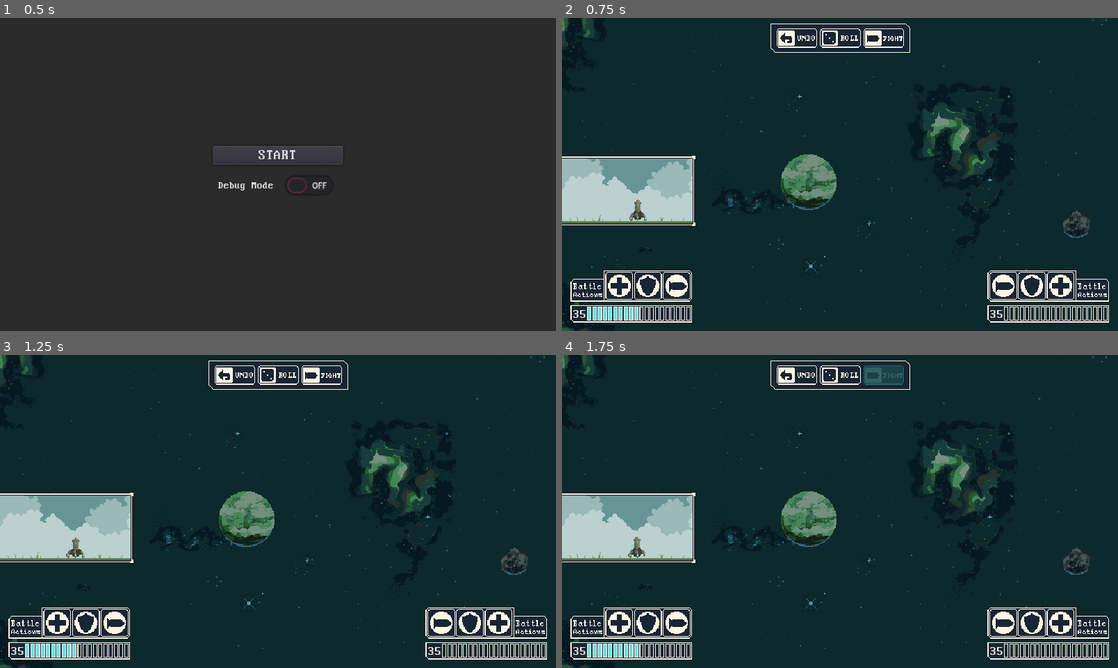
Above: before the commit, frames 1-4 (two rows, left to right).
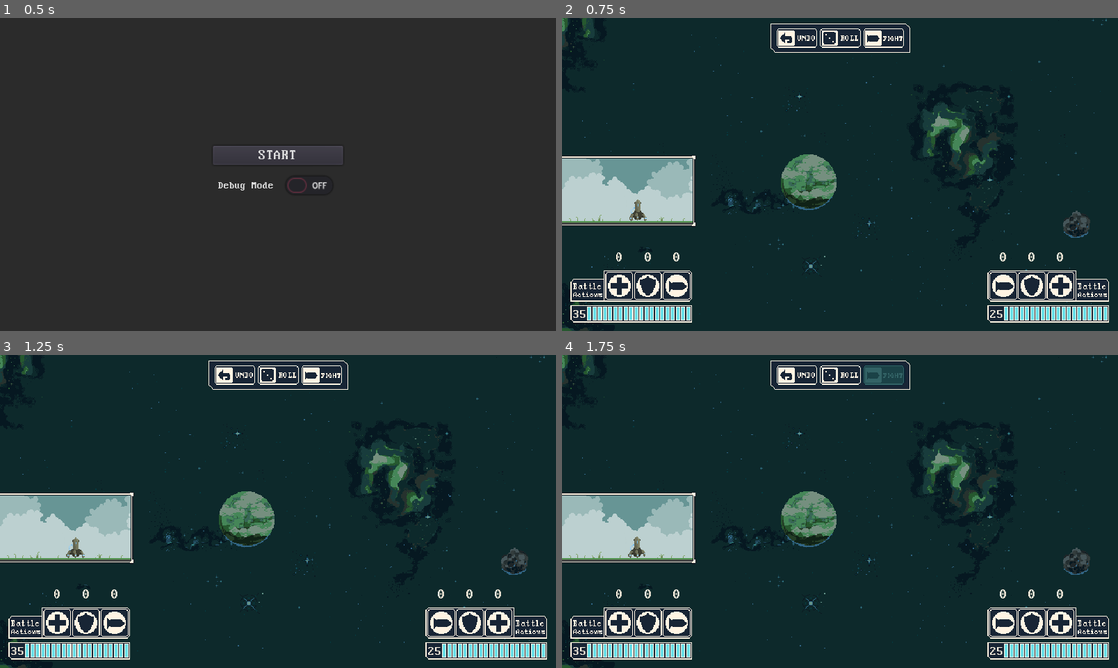
Above: after the commit, the same moments.

Repository: 10Tone/Dice-of-Destiny-CLONE
Game: Godot game, scene res://Project/Main.tscn
Two runs of this game, one before a commit and one after it. Both use one fixed random seed, a clock stepped at 60 frames per second and the inputs below.
Inputs (mouse positions are in pixels of both pictures, inside the frame that each line leads up to):
- Up to frame 1 (0.5 s): no input
- Up to frame 2 (0.75 s): click "START" at 0.5 s
- Up to frame 3 (1.25 s): no input
- Up to frame 4 (1.75 s): click (884, 373) at 1.25 s

Frame 1 is identical in both runs. In frame 2, 0.7% of the frame differs, in the area x 9-98%, y 74-97%; in frame 3, 0.7%; in frame 4, 0.7%.

Commit message:
connected the battle actions with the display

Diff:
--- a/Project/Game/BattleScreen/BattleController.gd
+++ b/Project/Game/BattleScreen/BattleController.gd
@@ -7,14 +7,43 @@
 onready var _player = get_node("Entities/Player")
 onready var _enemy = get_node("Entities/Enemy")
 
+var entity_has_died: bool = false
+var turn_amount: int = 0
+
 func _ready() -> void:
+	GlobalEvents.connect("entity_died", self, "on_entity_died")
 	_turn_manager.dice_controller = _dice_controller
+	_turn_manager.connect("turn_finished", self, "on_turn_finished")
 	start_battle()
 
-func start_battle():
+func start_battle() -> void:
 	# start intro animations
 	#yield till animations finished
+	battle_routine()
 
+func battle_routine() -> void:
+
+	turn_amount += 1
+	GlobalEvents.emit_signal("new_turn_started", turn_amount)
 	#start player turn
+
 	_turn_manager.start_turn(_player)
+
+	yield(_turn_manager, "turn_finished")
+	print("player turn finished")
+	_turn_manager.start_turn(_enemy)
+
+	yield(_turn_manager, "turn_finished")
+	print("enemy turn finished")
+
+
+	if !entity_has_died:
+		battle_routine()
+
+
+
+func on_entity_died(_entity_type) -> void:
+	entity_has_died = true
+
+func on_turn_finished() -> void:
 	pass
--- a/Project/Game/BattleScreen/BattleScreen.tscn
+++ b/Project/Game/BattleScreen/BattleScreen.tscn
@@ -27,7 +27,31 @@
 
 [node name="BattleActionsDisplay" parent="HUD" instance=ExtResource( 3 )]
 
+[node name="BlockingBattleDisplay" parent="HUD/BattleActionsDisplay/PlayerBattleActions/HBoxContainer" index="2"]
+battle_action = 1
+
+[node name="AttackingBattleDisplay" parent="HUD/BattleActionsDisplay/PlayerBattleActions/HBoxContainer" index="3"]
+battle_action = 2
+
+[node name="AttackingActionDisplay" parent="HUD/BattleActionsDisplay/EnemyBattleActions/HBoxContainer" index="1"]
+battle_action = 2
+entity_type = 1
+
+[node name="BlockingActionDisplay" parent="HUD/BattleActionsDisplay/EnemyBattleActions/HBoxContainer" index="2"]
+battle_action = 1
+entity_type = 1
+
+[node name="HealingActionDisplay" parent="HUD/BattleActionsDisplay/EnemyBattleActions/HBoxContainer" index="3"]
+entity_type = 1
+
 [node name="HealthBarsDisplay" parent="HUD" instance=ExtResource( 2 )]
+
+[node name="TextureProgress" parent="HUD/HealthBarsDisplay/EnemyHealthBar" index="0"]
+margin_left = -260.0
+margin_right = -140.0
+max_value = 25.0
+value = 25.0
+fill_mode = 1
 
 [node name="WinLoosePopup" parent="HUD" instance=ExtResource( 5 )]
 visible = false
@@ -70,7 +94,23 @@
 [node name="DiceController" parent="." instance=ExtResource( 7 )]
 
 [connection signal="button_down" from="HUD/BattleControlButtons/ActionButtonsBackground/HBoxContainer/RollButton" to="TurnManager" method="_on_RollButton_button_down"]
+[connection signal="button_down" from="HUD/BattleControlButtons/ActionButtonsBackground/HBoxContainer/FightButton" to="TurnManager" method="_on_FightButton_button_down"]
 
 [editable path="HUD/BattleControlButtons"]
+[editable path="HUD/BattleActionsDisplay"]
+[editable path="HUD/BattleActionsDisplay/PlayerBattleActions/HBoxContainer/HealingActionDisplay"]
+[editable path="HUD/BattleActionsDisplay/PlayerBattleActions/HBoxContainer/HealingActionDisplay/VBoxContainer/BattleActionIconController"]
+[editable path="HUD/BattleActionsDisplay/PlayerBattleActions/HBoxContainer/BlockingBattleDisplay"]
+[editable path="HUD/BattleActionsDisplay/PlayerBattleActions/HBoxContainer/BlockingBattleDisplay/VBoxContainer/BattleActionIconController"]
+[editable path="HUD/BattleActionsDisplay/PlayerBattleActions/HBoxContainer/AttackingBattleDisplay"]
+[editable path="HUD/BattleActionsDisplay/PlayerBattleActions/HBoxContainer/AttackingBattleDisplay/VBoxContainer/BattleActionIconController"]
+[editable path="HUD/BattleActionsDisplay/EnemyBattleActions/HBoxContainer/AttackingActionDisplay"]
+[editable path="HUD/BattleActionsDisplay/EnemyBattleActions/HBoxContainer/AttackingActionDisplay/VBoxContainer/BattleActionIconController"]
+[editable path="HUD/BattleActionsDisplay/EnemyBattleActions/HBoxContainer/BlockingActionDisplay"]
+[editable path="HUD/BattleActionsDisplay/EnemyBattleActions/HBoxContainer/BlockingActionDisplay/VBoxContainer/BattleActionIconController"]
+[editable path="HUD/BattleActionsDisplay/EnemyBattleActions/HBoxContainer/HealingActionDisplay"]
+[editable path="HUD/BattleActionsDisplay/EnemyBattleActions/HBoxContainer/HealingActionDisplay/VBoxContainer/BattleActionIconController"]
 [editable path="HUD/HealthBarsDisplay"]
+[editable path="HUD/HealthBarsDisplay/PlayerHealthBar"]
+[editable path="HUD/HealthBarsDisplay/EnemyHealthBar"]
 [editable path="EntityAnimators/PlayerAnimator"]
--- a/Project/Game/BattleScreen/Entities/EntityBaseClass.gd
+++ b/Project/Game/BattleScreen/Entities/EntityBaseClass.gd
@@ -12,3 +12,7 @@
 func _ready() -> void:
 	_entity_health.entity_type = entity_type
 	_entity_health.set_start_health(start_health)
+
+	_entity_battle_actions.entity_type = entity_type
+
+	GlobalEvents.connect("battle_action_display_received_dice_value", _entity_battle_actions, "_on_battle_action_display_received_dice_value")
--- a/Project/Game/BattleScreen/Entities/EntityBattleActions.gd
+++ b/Project/Game/BattleScreen/Entities/EntityBattleActions.gd
@@ -10,12 +10,9 @@
 
 var battle_action_values: Dictionary = {GlobalEnums.BattleActions.HEALING: 0, GlobalEnums.BattleActions.BLOCKING: 0, GlobalEnums.BattleActions.ATTACKING: 0}
 
-func _ready() -> void:
-	GlobalEvents.connect("battle_action_display_received_dice_value", self, "on_battle_action_display_received_dice_value")
-
-func on_battle_action_display_received_dice_value(value: int, battle_action, _entity_type):
+func _on_battle_action_display_received_dice_value(value: int, battle_action, _entity_type):
 	if _entity_type != entity_type: return
-
+	print(value)
 	match battle_action:
 		GlobalEnums.BattleActions.HEALING:
 			self.healing = value
--- a/Project/Game/BattleScreen/HUD/Battle Actions HUD/BattleActionDisplay.gd
+++ b/Project/Game/BattleScreen/HUD/Battle Actions HUD/BattleActionDisplay.gd
@@ -12,7 +12,7 @@
 var total_value: int = 0
 
 func _ready() -> void:
-	GlobalEvents.connect("entity_battle_action_values_changed", self, "on_entity_battle_action_values_changed")
+	GlobalEvents.connect("entity_battle_action_values_changed", self, "_on_entity_battle_action_values_changed")
 
 func can_drop_data(_position, data):
 	return data is Dictionary and data.has("value")
@@ -26,10 +26,11 @@
 	GlobalEvents.emit_signal("battle_action_display_received_dice_value", data.value, battle_action, entity_type)
 #	emit_signal("value_added_to_skill", self, data.value, skill_type, entity_type)
 
-func on_entity_battle_action_values_changed(entity, battle_action_values):
+func _on_entity_battle_action_values_changed(entity, battle_action_values):
 	if entity == entity_type:
 		for key in battle_action_values.keys():
 			if key == battle_action:
+
 				_amount_label.text = str(battle_action_values.get(key))
 
 #func on_skill_values_cleared():
--- a/Project/Game/BattleScreen/HUD/Battle Actions HUD/BattleActionDisplay.tscn
+++ b/Project/Game/BattleScreen/HUD/Battle Actions HUD/BattleActionDisplay.tscn
@@ -36,6 +36,7 @@
 rect_min_size = Vector2( 32, 32 )
 custom_fonts/font = ExtResource( 2 )
 custom_colors/font_color = Color( 1, 0.960784, 0.894118, 1 )
+text = "0"
 align = 1
 valign = 1
 
--- a/Project/Game/BattleScreen/HUD/Battle Control Buttons HUD/BattleControlButtons.gd
+++ b/Project/Game/BattleScreen/HUD/Battle Control Buttons HUD/BattleControlButtons.gd
@@ -3,9 +3,15 @@
 onready var _roll_button: TextureButton = get_node("ActionButtonsBackground/HBoxContainer/RollButton")
 onready var _fight_button: TextureButton = get_node("ActionButtonsBackground/HBoxContainer/FightButton")
 
+func _ready() -> void:
+	GlobalEvents.connect("new_turn_started", self, "on_new_turn_started")
+
 func _on_RollButton_button_down() -> void:
 	_roll_button.disabled = true
 
-
 func _on_FightButton_button_down() -> void:
 	_fight_button.disabled = true
+
+func on_new_turn_started(_turn_amount) -> void:
+	_roll_button.disabled = false
+	_fight_button.disabled = false
--- a/Project/Game/BattleScreen/HUD/Health Bars HUD/HealthBar.tscn
+++ b/Project/Game/BattleScreen/HUD/Health Bars HUD/HealthBar.tscn
@@ -24,7 +24,8 @@
 margin_left = -120.0
 margin_top = -10.0
 margin_bottom = 10.0
-value = 50.0
+max_value = 35.0
+value = 35.0
 texture_under = ExtResource( 2 )
 texture_progress = ExtResource( 1 )
 __meta__ = {
@@ -48,7 +49,7 @@
 margin_bottom = 11.0
 custom_fonts/font = SubResource( 1 )
 custom_colors/font_color = Color( 1, 0.960784, 0.894118, 1 )
-text = "35"
+text = "00"
 align = 1
 valign = 1
 __meta__ = {
--- a/Project/Game/BattleScreen/HUD/Health Bars HUD/HealthBarsDisplay.gd
+++ b/Project/Game/BattleScreen/HUD/Health Bars HUD/HealthBarsDisplay.gd
@@ -10,6 +10,9 @@
 onready var _player_progress_bar: TextureProgress = get_node(player_progress_bar)
 onready var _enemy_progress_bar: TextureProgress = get_node(enemey_progress_bar)
 
+func _ready() -> void:
+	GlobalEvents.connect("entity_health_value_changed", self, "on_entity_health_value_changed")
+
 func on_entity_health_value_changed(entity_type: int, value: int):
 	match entity_type:
 		GlobalEnums.EntityTypes.PLAYER:
@@ -17,6 +20,7 @@
 				_player_health_label.text = str(value)
 				# print("health changed")
 			if _player_progress_bar:
+				print("change progress bar")
 				_player_progress_bar.value = value
 		GlobalEnums.EntityTypes.ENEMY:
 			if _enemy_health_label:
--- a/Project/Game/BattleScreen/TurnManagement/TurnManager.gd
+++ b/Project/Game/BattleScreen/TurnManagement/TurnManager.gd
@@ -7,16 +7,26 @@
 
 signal turn_finished
 signal roll_button_pressed
+signal fight_button_pressed
 
-func start_turn(entity: EntityBaseClass):
+func start_turn(entity: EntityBaseClass) -> void:
+	rolled_dices = []
+
 	#ROLL STATE
 	# yield till dices rolled
-	yield(self, "roll_button_pressed")
+	if entity.entity_type == GlobalEnums.EntityTypes.PLAYER:
+		yield(self, "roll_button_pressed")
+
 	if dice_controller:
-		rolled_dices = dice_controller.roll_dices(3)
+		rolled_dices = dice_controller.roll_dices(entity.dice_amount)
 		GlobalEvents.emit_signal("dices_rolled", rolled_dices)
 	#CHOOSE STATE
 	#yield till fight button pressed
+	if entity.entity_type == GlobalEnums.EntityTypes.PLAYER:
+		yield(self, "fight_button_pressed")
+	if entity.entity_type == GlobalEnums.EntityTypes.ENEMY:
+		yield(get_tree().create_timer(2.0), "timeout")
+	emit_signal("turn_finished")
 
 	#FIGHT STATE
 	pass
@@ -24,3 +34,7 @@
 
 func _on_RollButton_button_down() -> void:
 	emit_signal("roll_button_pressed")
+
+
+func _on_FightButton_button_down() -> void:
+	emit_signal("fight_button_pressed")
--- a/Project/Globals/GlobalEvents.gd
+++ b/Project/Globals/GlobalEvents.gd
@@ -14,3 +14,5 @@
 
 #dices rolled signal
 signal dices_rolled(dices)
+
+signal new_turn_started()
--- a/Project/MainManager.gd
+++ b/Project/MainManager.gd
@@ -6,7 +6,7 @@
 var game
 var main_menu
 
-func _ready():
+func _ready() -> void:
 	load_main_menu()
 
 func load_main_menu() -> void:
@@ -22,5 +22,5 @@
 	game = Game.instance()
 	add_child(game)
 
-func on_start_button_pressed():
+func on_start_button_pressed() -> void:
 	load_game()
